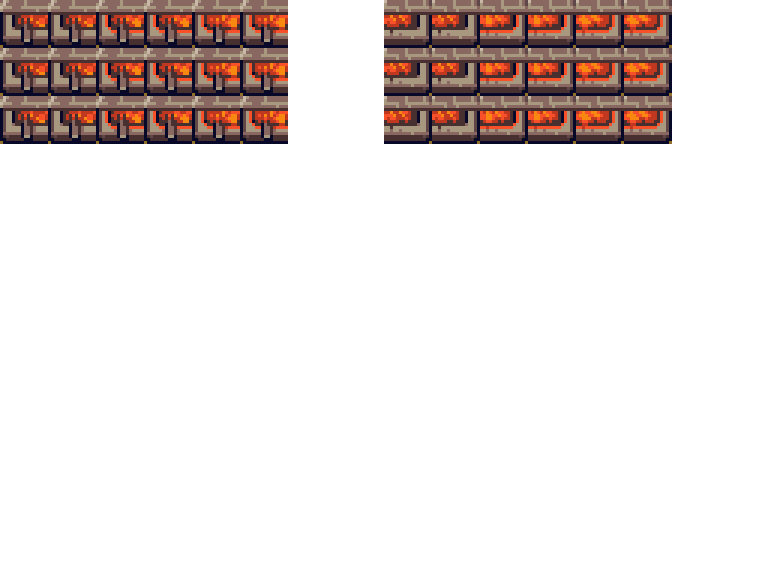
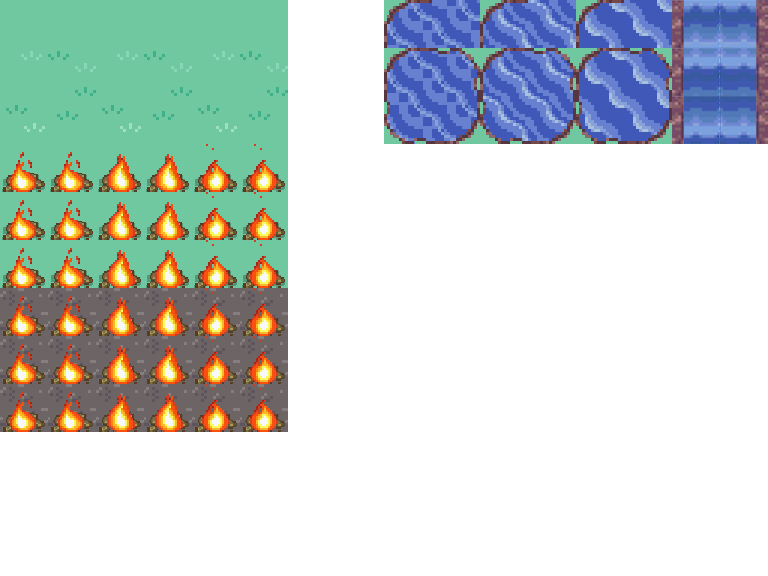
Layers edited between the first and the second 768 × 576 image:
renamed "Exterieur" to "Calque 1", showed it, moved it above "interieur", painted on it over <box>0,0,768,432</box>
hid "interieur" over <box>0,0,672,144</box>
